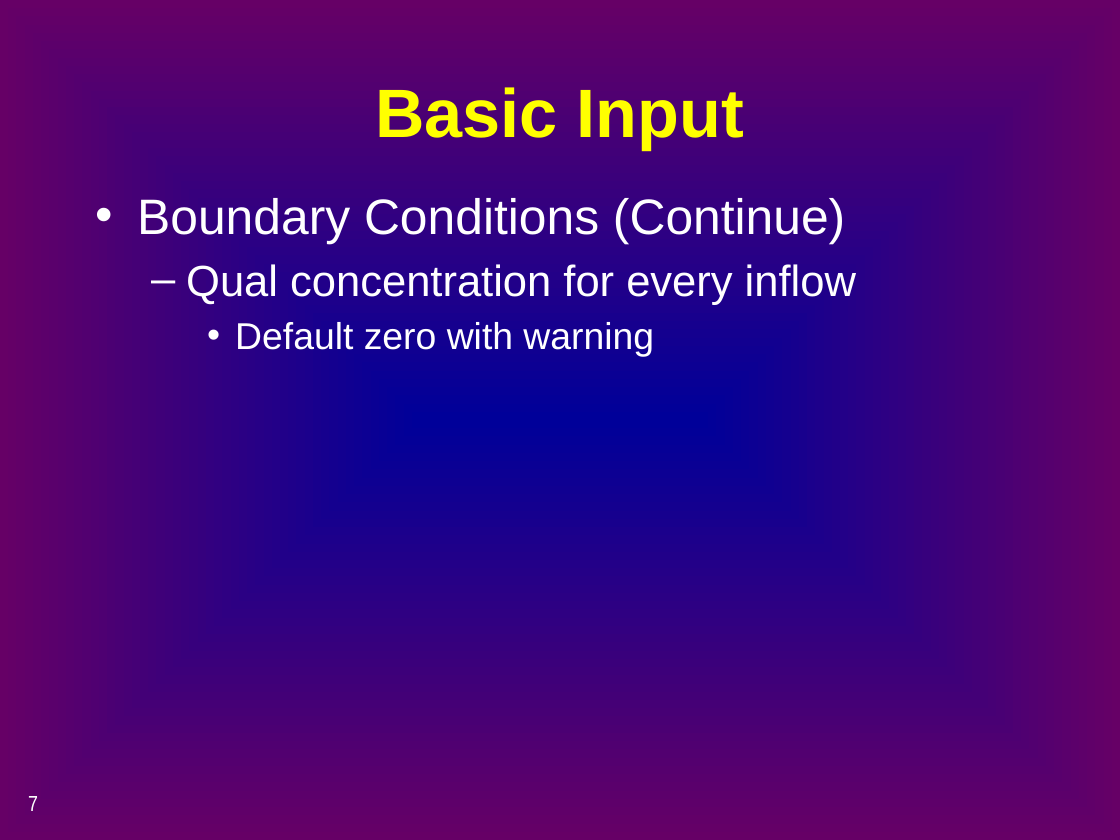
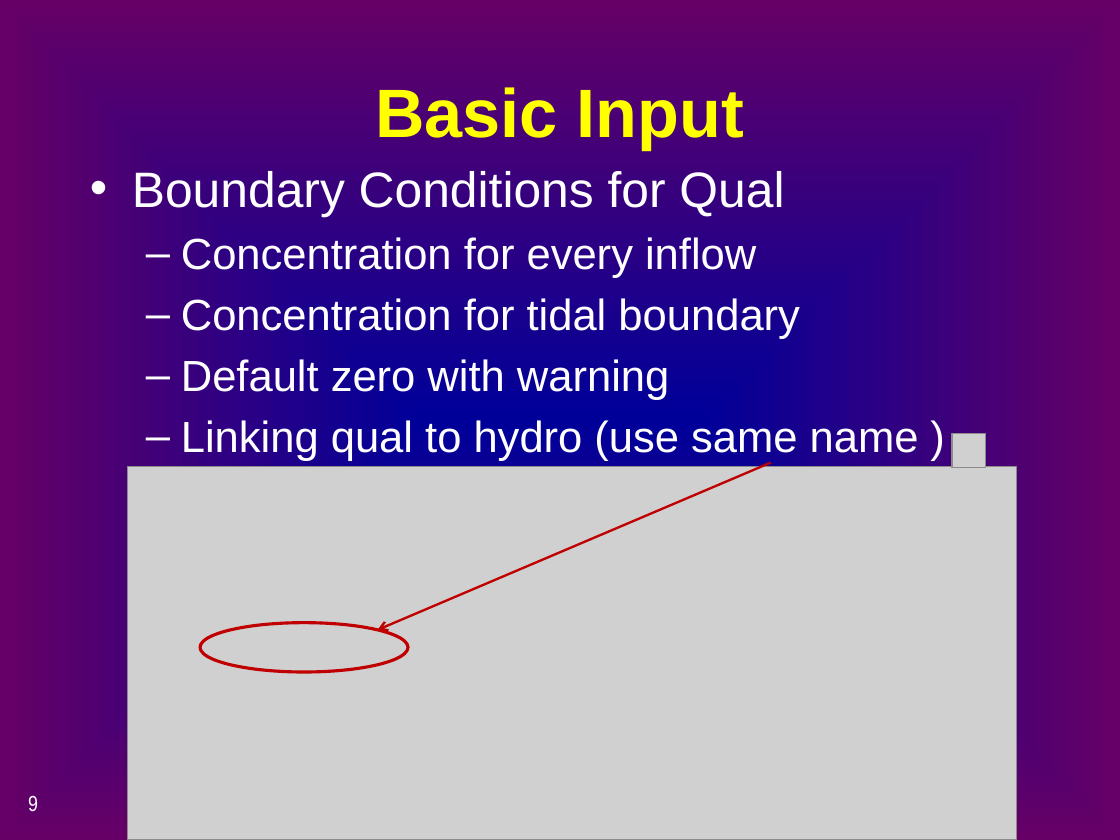
Before and after one commit to CADWRDeltaModeling/dsm2, a slide deck: slide 9 of dsm2/presentations/p4_simulation_data.pptx (slide 7 before the commit). Drawn at 1120x840 pixels with LibreOffice and Linux fonts; fonts in the diff are those of the drawing; grey boxes stand for pictures. Boxes give left, top, right and bottom in pixels: in the first picture for what was removed or moved away, otherwise in the second. Text is boxed around its words. In the diff, an @@ line names an element or a change of style, - is before the commit and + after.

```diff
--- a/dsm2/presentations/p4_simulation_data.pptx
+++ b/dsm2/presentations/p4_simulation_data.pptx
@@ text "Boundary Conditions for Qual": place and size @@
-text "Boundary Conditions for Qual" at [137, 198, 856, 357]
+text "Boundary Conditions for Qual" at [132, 171, 919, 461]
@@ text at [132, 171, 799, 339]: text changed @@
-• Boundary Conditions (Continue)
-  – Qual concentration for every inflow
+• Boundary Conditions for Qual
+  – Concentration for every inflow
+  – Concentration for tidal boundary
@@ text at [181, 359, 669, 400]: size 24 to 28 pt in "Default zero with warning"; bullet • to –; list level 3 to 2 in "Default zero with warning" @@
@@ text at [181, 420, 919, 461]: paragraph added @@
+  – Linking qual to hydro (use same name )
@@ picture added at [952, 433, 986, 467] @@
@@ picture added at [128, 467, 1017, 840] @@
@@ arrow added from (771, 463) to (377, 629), #C00000 1.5 pt @@
@@ ellipse added at [200, 623, 409, 672], outline #C00000 2 pt @@
@@ page number at [28, 795, 38, 812]: text changed @@
-7
+9
```
Also in this commit, not shown: 10 other slides changed, 6 slides added, 2 slides removed.
